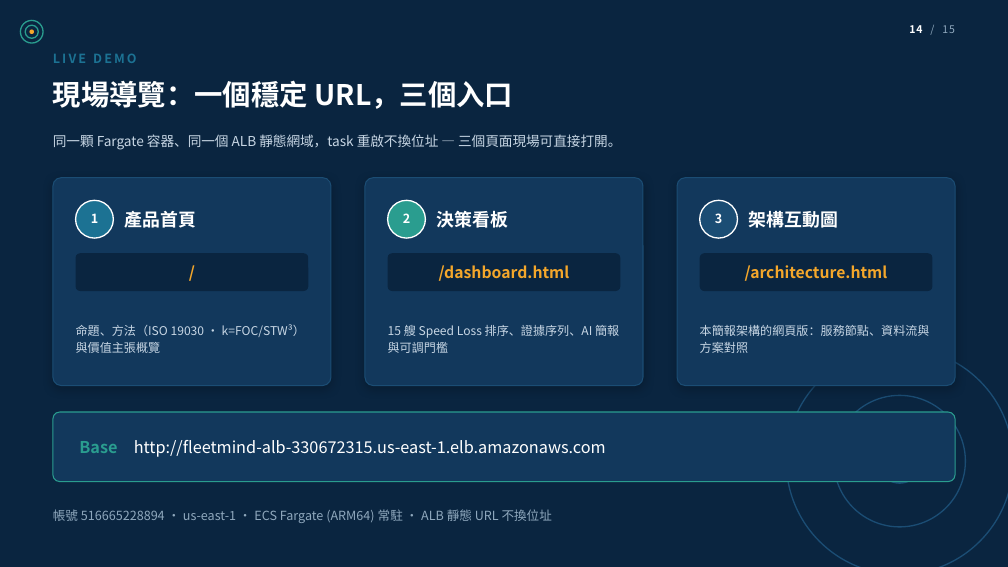
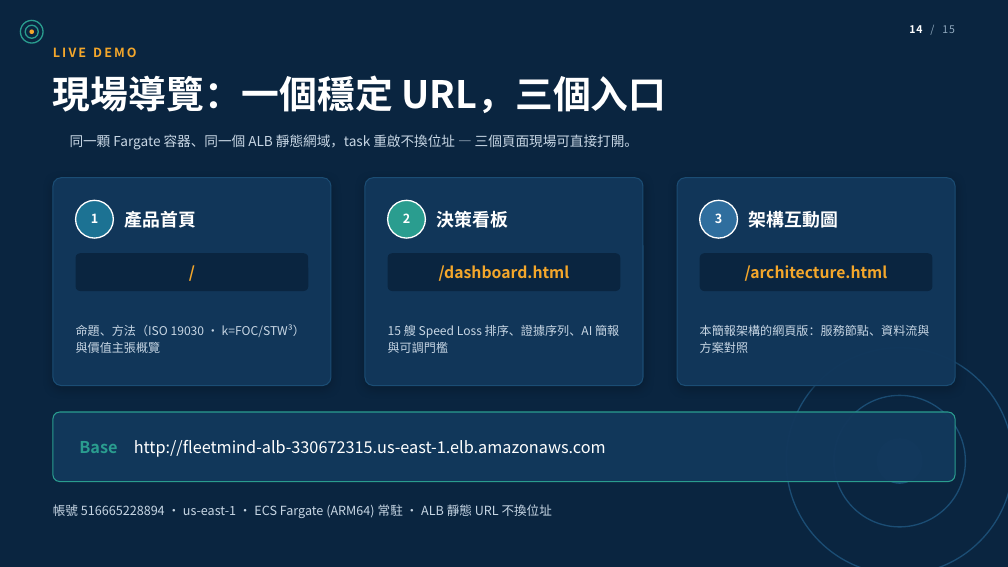
Before and after one commit to wsx5031060310guy/fleetmind-yang-ming-hackathon, a slide deck: slide 14 of apps/api/src/main/resources/static/deck/fleetmind-aws-architecture.pptx. Drawn at 1008x567 pixels with LibreOffice and Linux fonts; fonts in the diff are those of the drawing; background and template pictures are left out. Boxes give left, top, right and bottom in pixels: in the first picture for what was removed or moved away, otherwise in the second. Text is boxed around its words. In the diff, an @@ line names an element or a change of style, - is before the commit and + after.

```diff
--- a/apps/api/src/main/resources/static/deck/fleetmind-aws-architecture.pptx
+++ b/apps/api/src/main/resources/static/deck/fleetmind-aws-architecture.pptx
@@ rectangle added at box(0, 0, 1008, 567), fill #0A2540 at 66% opacity @@
@@ rectangle added at box(0, 0, 1008, 117), fill #0A2540 at 82% opacity @@
@@ text "LIVE DEMO" at box(53, 47, 136, 57): text colour #1C7293 to #F4A72B @@
@@ text "現場導覽：一個穩定 URL，三個入口" at box(53, 75, 667, 113): size 27 to 36 pt @@
@@ rounded rectangle added at box(53, 121, 955, 159), fill #0A2540 at 86% opacity @@
@@ text "同一顆 Fargate 容器、同一個 ALB 靜態網域，task ...": place and size @@
-text "同一顆 Fargate 容器、同一個 ALB 靜態網域，task ..." at box(53, 134, 621, 150)
+text "同一顆 Fargate 容器、同一個 ALB 靜態網域，task ..." at box(70, 134, 638, 150)
@@ rounded rectangle at box(678, 178, 956, 386): fill #12385C to #12385C at 94% opacity @@
@@ ellipse at box(700, 200, 738, 238): fill #1B4D74 to #2F6E9E @@
@@ rectangle added at box(0, 492, 1008, 567), fill #0A2540 at 82% opacity @@
@@ text "帳號 516665228894 · us-east-1 · ..." at box(53, 504, 552, 518): text colour #8FA8BD to #C7D6E4 @@
```
Also in this commit, not shown: 14 other slides changed, 22 other files.
